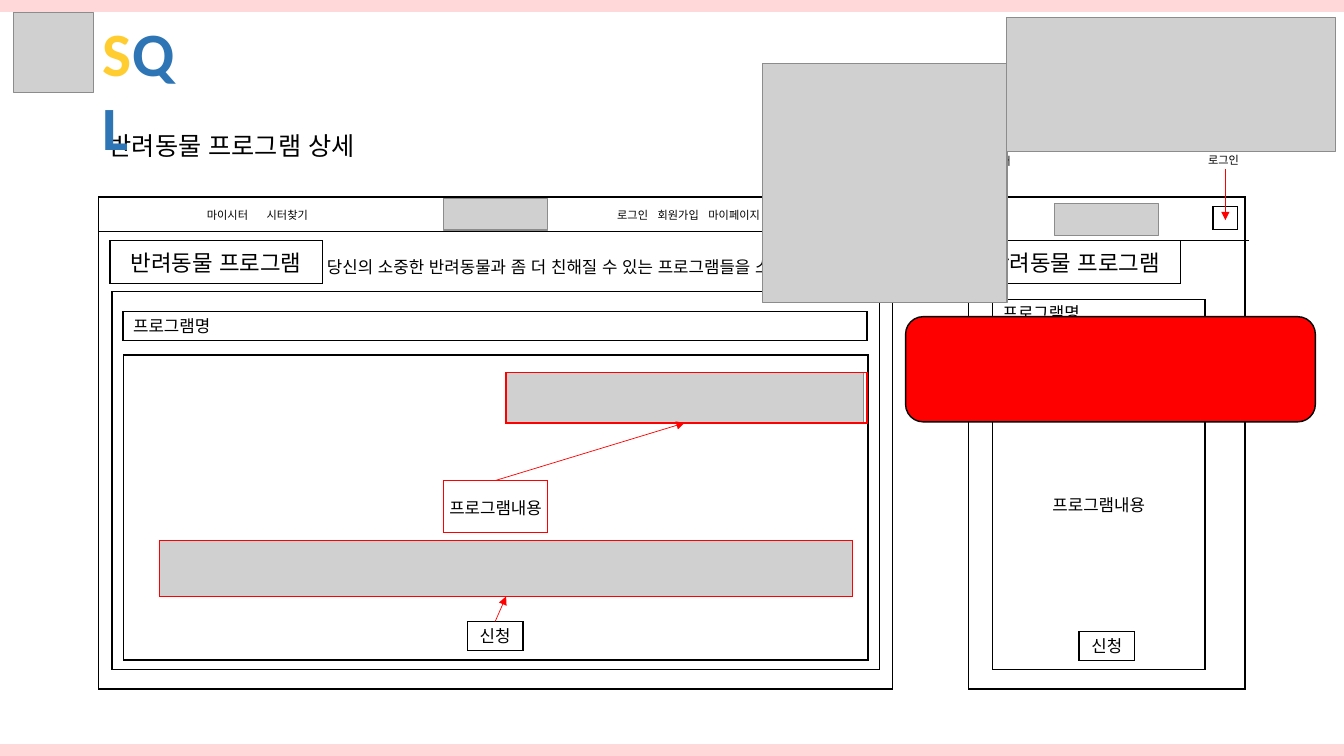
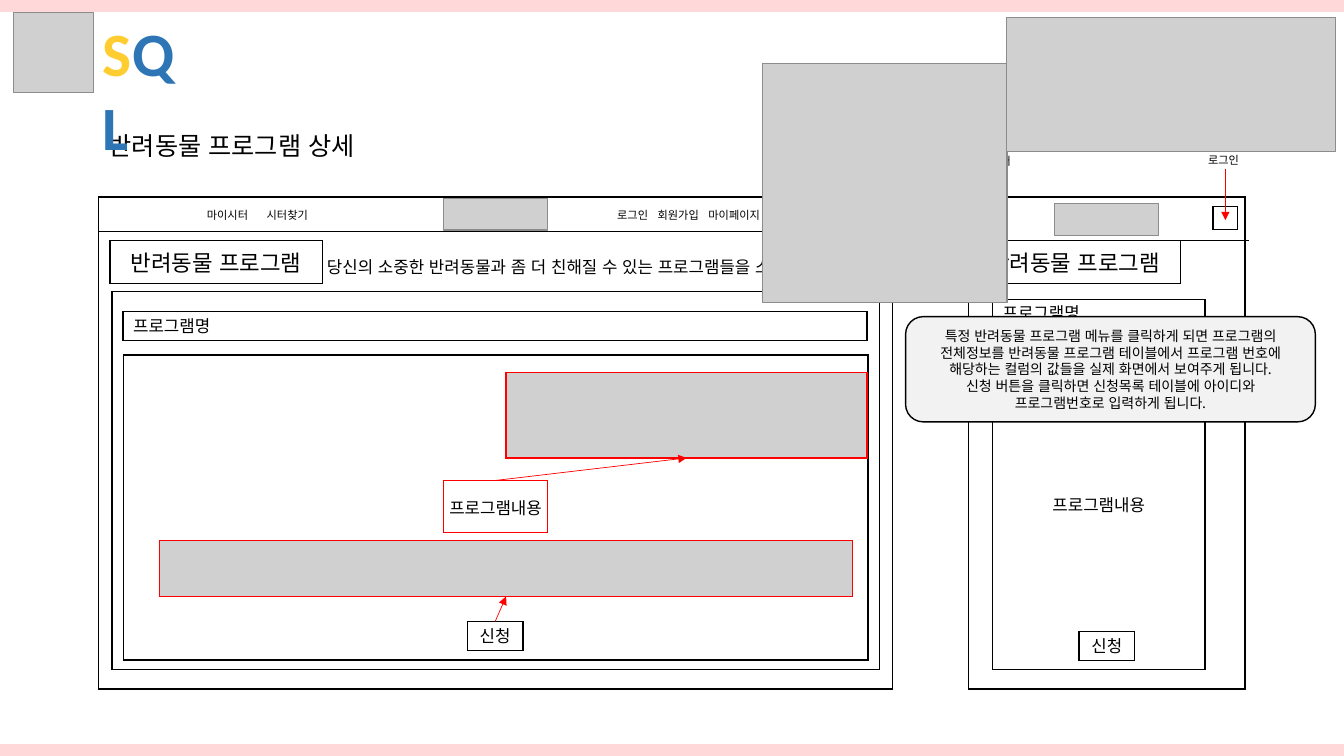
Before and after one commit to hhsw07/ezen-academy-projects, a slide deck: slide 20 of 3조 화면설계서 - SQL 통합.pptx. Drawn at 1344x756 pixels with LibreOffice and Linux fonts; fonts in the diff are those of the drawing; grey boxes stand for pictures. Boxes give left, top, right and bottom in pixels: in the first picture for what was removed or moved away, otherwise in the second. Text is boxed around its words. In the diff, an @@ line names an element or a change of style, - is before the commit and + after.

```diff
--- a/3조 화면설계서 - SQL 통합.pptx
+++ b/3조 화면설계서 - SQL 통합.pptx
@@ rounded rectangle "특정 반려동물 프로그램 메뉴를 클릭하게 ..." at [905, 317, 1315, 421]: fill #FF0000 to #F2F2F2 @@
@@ text in rounded rectangle at [940, 329, 1281, 409]: text added @@
+특정 반려동물 프로그램 메뉴를 클릭하게 되면 프로그램의 전체정보를 반려동물 프로그램 테이블에서 프로그램 번호에 해당하는 컬럼의 값들을 실제 화면에서 보여주게 됩니다.
+신청 버튼을 클릭하면 신청목록 테이블에 아이디와 프로그램번호로 입력하게 됩니다.
@@ rectangle: place and size @@
-rectangle at [506, 373, 867, 423]
+rectangle at [506, 373, 867, 459]
@@ picture: place and size @@
-picture at [506, 373, 863, 423]
+picture at [506, 373, 867, 459]
@@ arrow moved from (496, 481) - (685, 423) to (496, 481) - (687, 458) @@
```
Also in this commit, not shown: 3 other slides changed.
